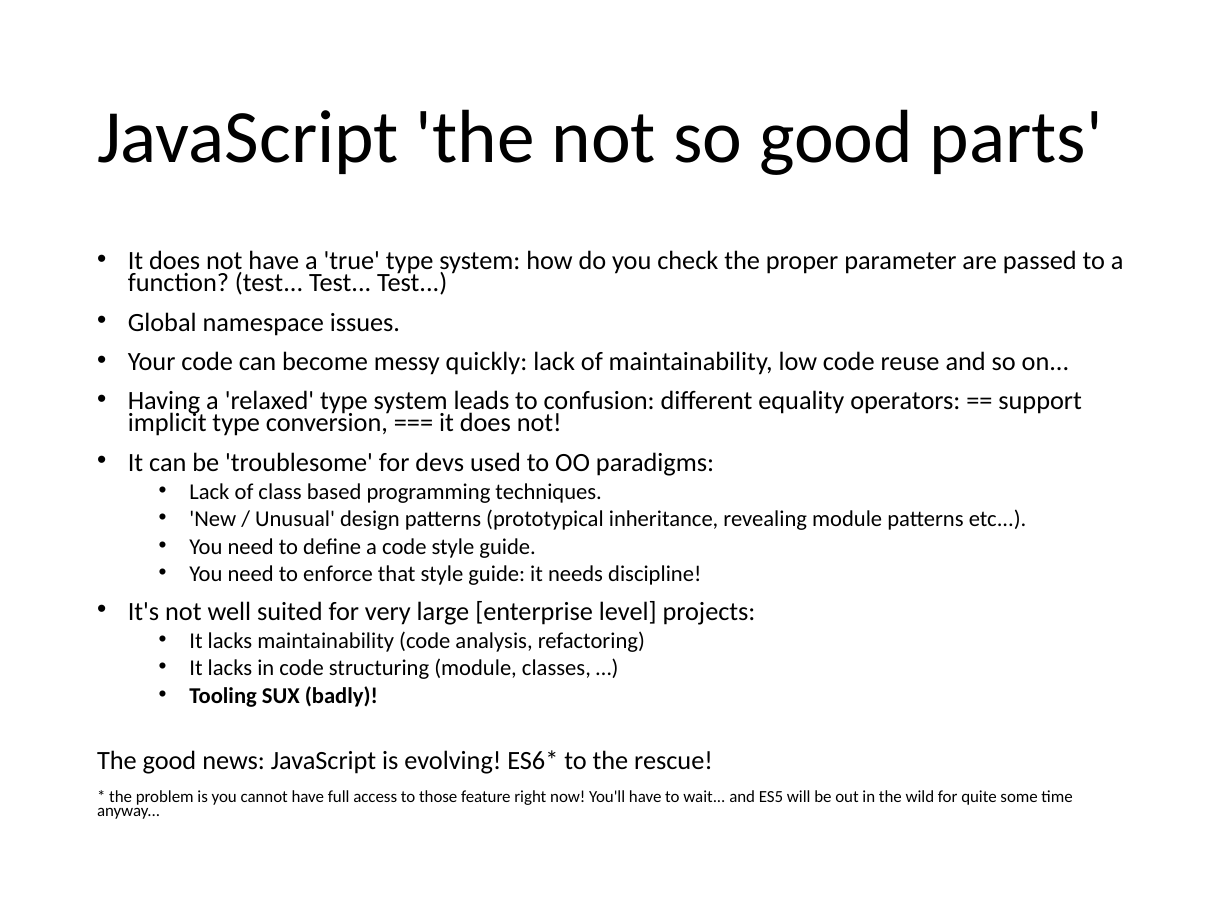
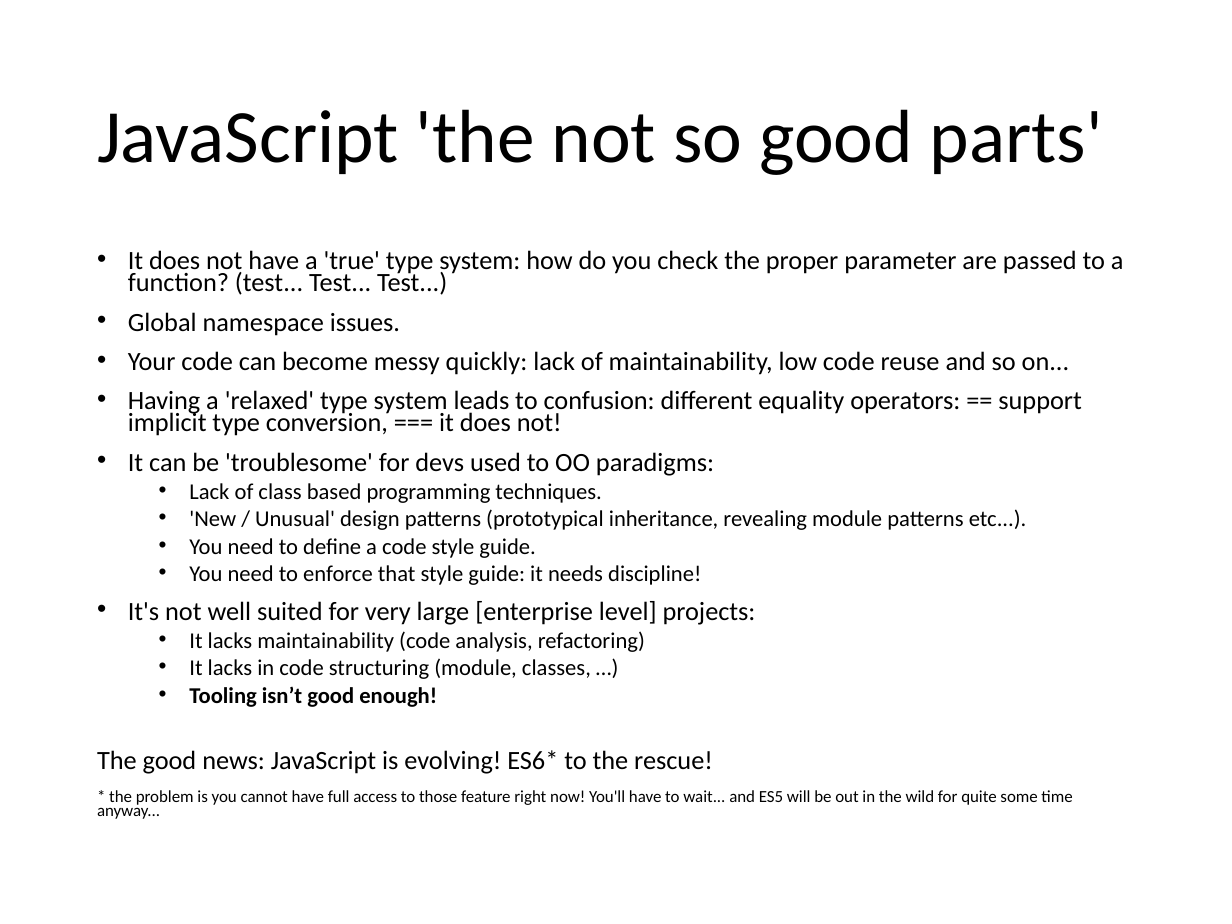
Before and after one commit to AGiorgetti/WebNextConf2015, a slide deck: slide 8 of TypeScript.pptx. Drawn at 1232x924 pixels with LibreOffice and Linux fonts; fonts in the diff are those of the drawing; background and template pictures are left out. Boxes give left, top, right and bottom in pixels: in the first picture for what was removed or moved away, otherwise in the second. Text is boxed around its words. In the diff, an @@ line names an element or a change of style, - is before the commit and + after.

```diff
--- a/TypeScript.pptx
+++ b/TypeScript.pptx
@@ text at (189,687,437,707): text changed @@
-  • Tooling SUX (badly)!
+  • Tooling isn’t good enough!
```
Also in this commit, not shown: 4 other slides changed.
